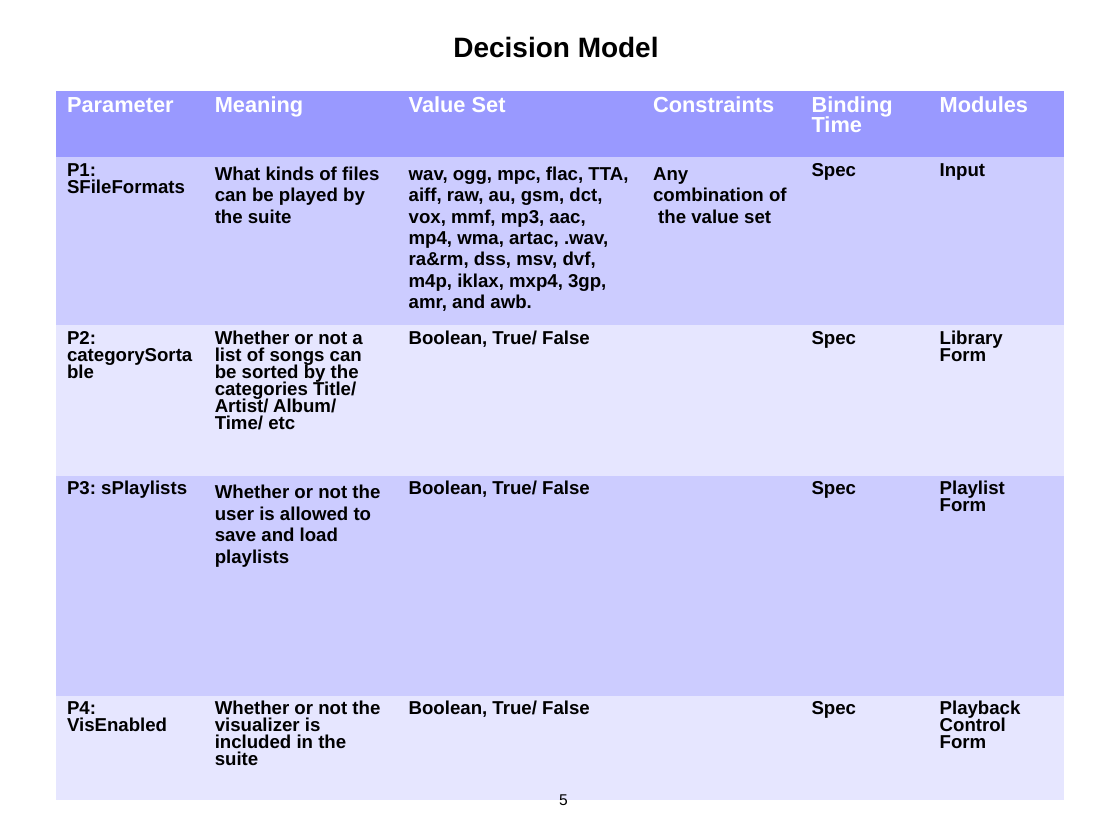
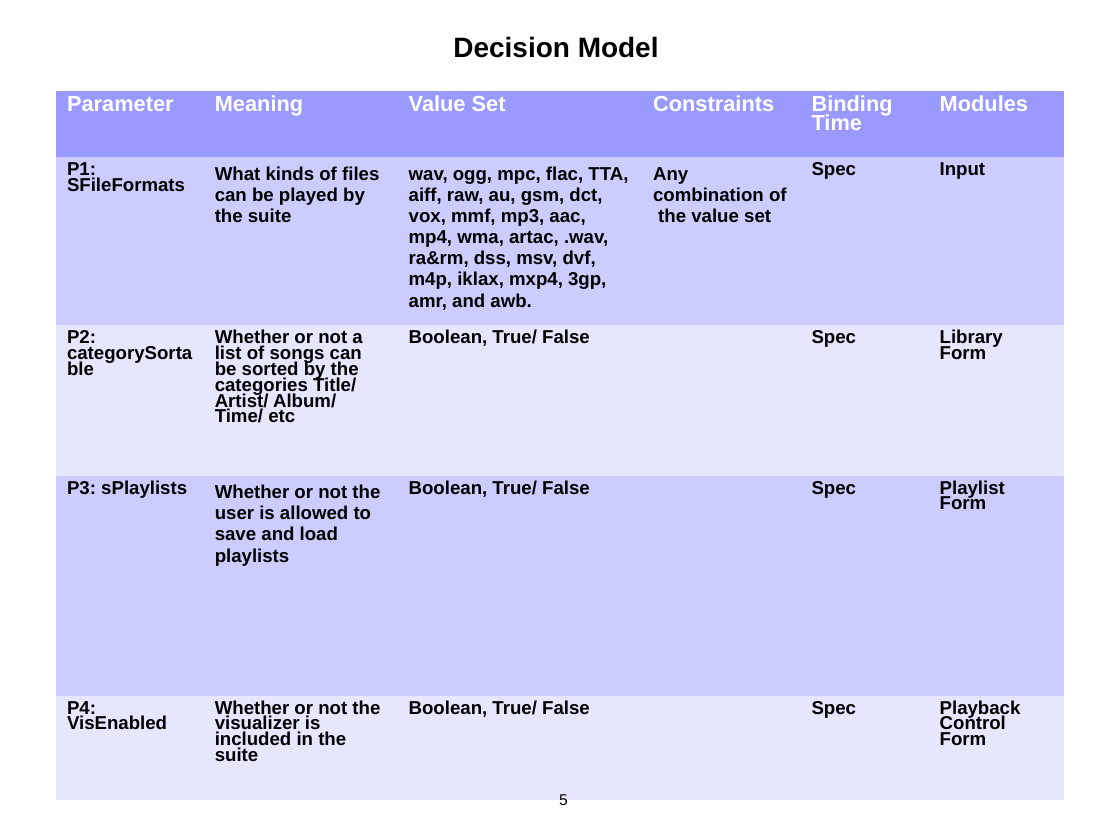
Before and after one commit to codebycliff/fractalblaster, a slide deck: slide 5 of trunk/doc/Mid-Semester Progress.ppt. Drawn at 1120x840 pixels with LibreOffice and Linux fonts; fonts in the diff are those of the drawing. Boxes give left, top, right and bottom in pixels: in the first picture for what was removed or moved away, otherwise in the second. Text is boxed around its words. In the diff, an @@ line names an element or a change of style, - is before the commit and + after.

```diff
--- a/trunk/doc/Mid-Semester Progress.ppt
+++ b/trunk/doc/Mid-Semester Progress.ppt
@@ table at (56, 92, 1063, 801) @@
@@ line spacing 0.81 to 0.76 @@
@@ line spacing 13.8pt to 13.6pt @@
```
Also in this commit, not shown: 2 other slides changed, 1 slide added.
